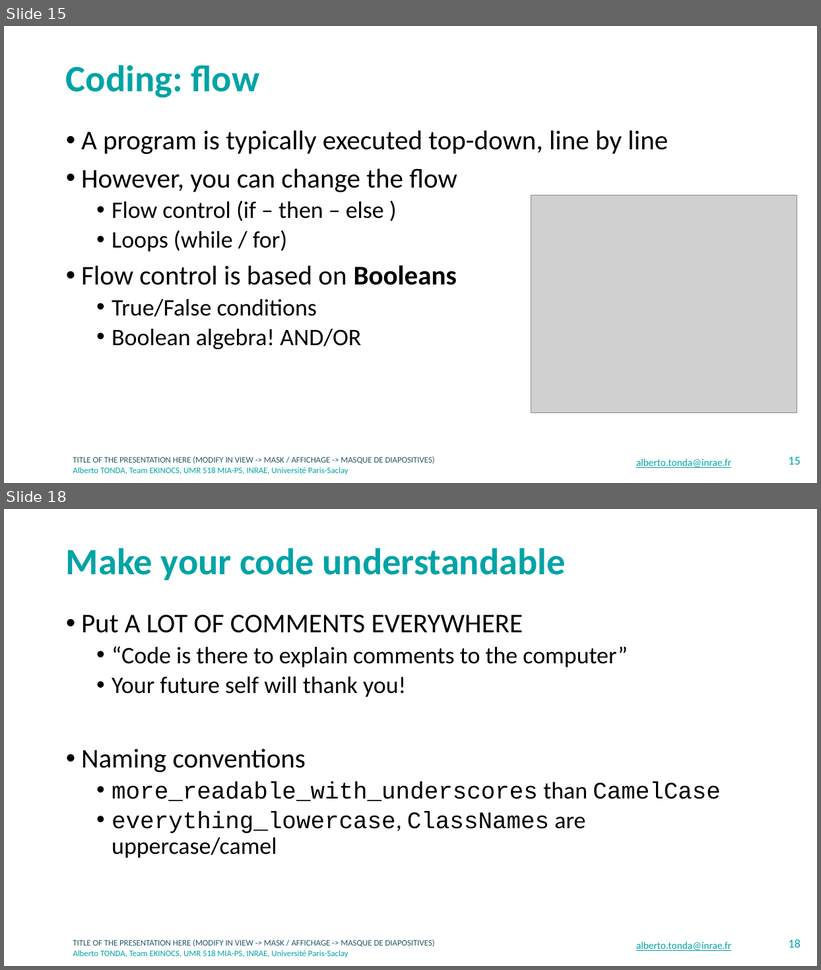
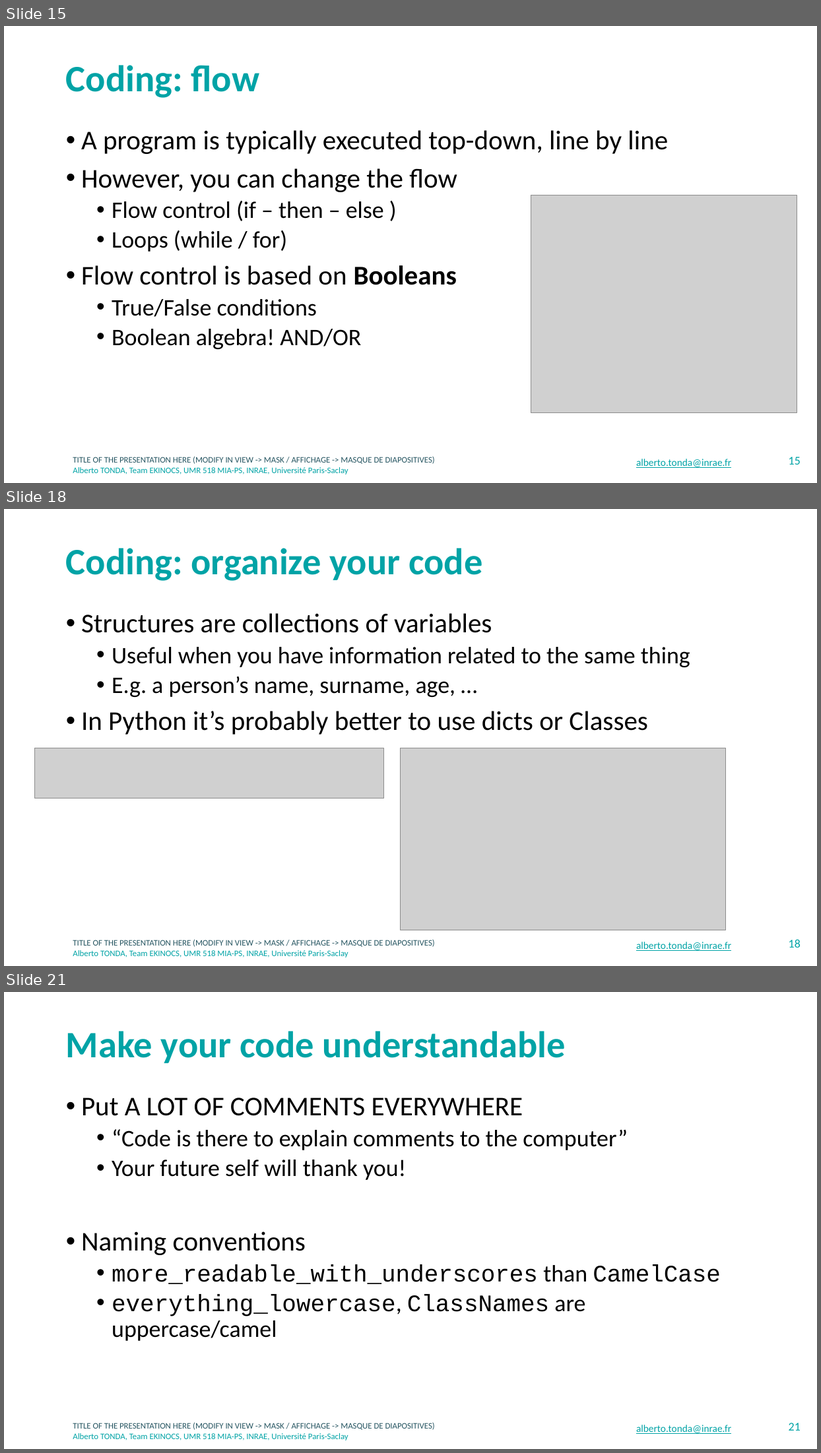
Before and after one commit to albertotonda/teaching, a slide deck: crash-course-on-data-science/coding.pptx. Shown one above the other, each under a label of ours: slides 15 and 18 before the commit, slides 15, 18 and 21 after it; the slides between them are not shown. The pictures are 821x970 and 821x1453 pixels, drawn with LibreOffice and Linux fonts; fonts in the diff are those of the drawing; grey boxes stand for pictures; background and template pictures are left out. Boxes give left, top, right and bottom in pixels: in the first picture for what was removed or moved away, otherwise in the second. Text is boxed around its words. In the diff, an @@ line names an element or a change of style, - is before the commit and + after.

```diff
--- a/crash-course-on-data-science/coding.pptx
+++ b/crash-course-on-data-science/coding.pptx
@@ slide 18 added at bbox=[4, 509, 817, 966], background #FFFFFF; not listed: 2 template elements that a slide beside it also shows @@
@@ title added at bbox=[66, 548, 482, 581], 44 pt, text #00A3A6, bold @@
+Coding: organize your code
@@ text added at bbox=[81, 613, 690, 735], 32 pt, text #000000 @@
+• Structures are collections of variables
+  • Useful when you have information related to the same thing
+  • E.g. a person’s name, surname, age, …
+• In Python it’s probably better to use dicts or Classes
@@ picture added at bbox=[35, 749, 384, 799] @@
@@ picture added at bbox=[401, 749, 726, 931] @@
@@ text added at bbox=[636, 942, 731, 951], 12 pt, text #00A3A6, underline @@
+alberto.tonda@inrae.fr
@@ page number added at bbox=[789, 939, 801, 948], 14 pt, text #00A3A6 @@
+18
@@ what was slide 18 is now slide 21 @@
@@ page number at bbox=[789, 1423, 801, 1431]: text changed @@
-18
+21
```
Also in this commit, not shown: 3 slides changed, 2 other slides added, 2 other files.
